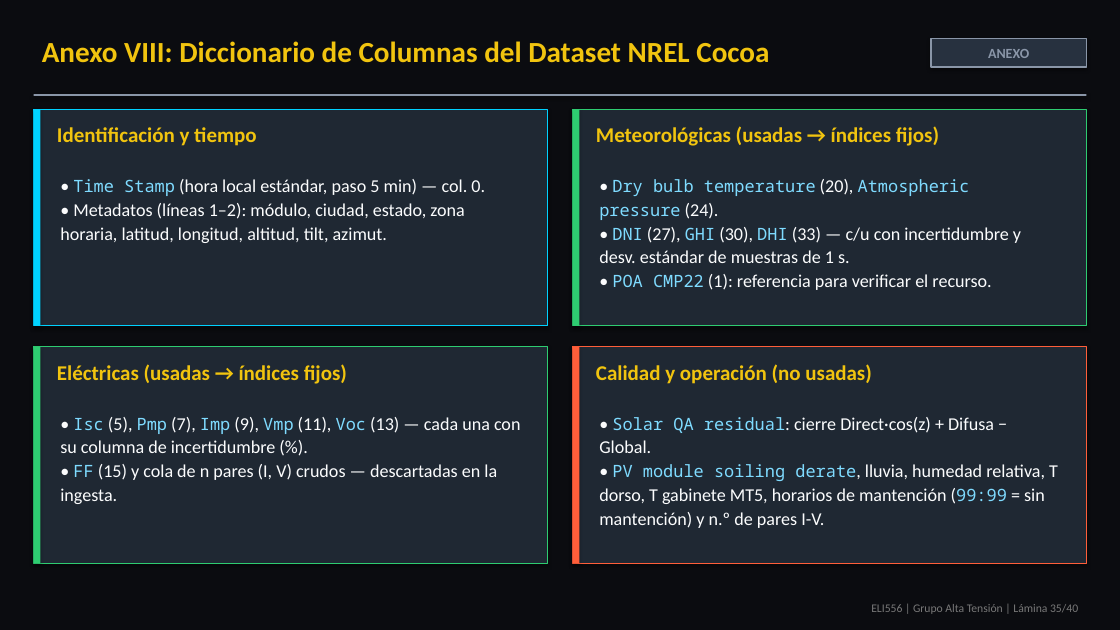
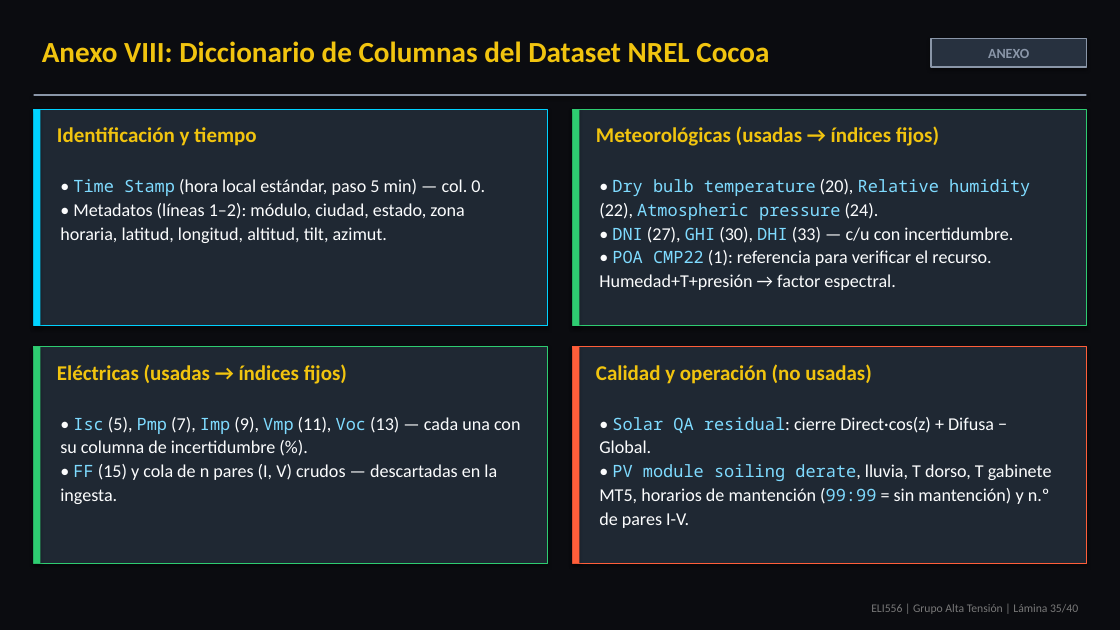
Before and after one commit to theChosen16/t2-paneles, a slide deck: slide 35 of output/Presentacion_Final_ELI556_Atacama_POA_Tarea2_revisado.pptx. Drawn at 1120x630 pixels with LibreOffice and Linux fonts; fonts in the diff are those of the drawing. Boxes give left, top, right and bottom in pixels: in the first picture for what was removed or moved away, otherwise in the second. Text is boxed around its words. In the diff, an @@ line names an element or a change of style, - is before the commit and + after.

```diff
--- a/output/Presentacion_Final_ELI556_Atacama_POA_Tarea2_revisado.pptx
+++ b/output/Presentacion_Final_ELI556_Atacama_POA_Tarea2_revisado.pptx
@@ text at (599, 179, 1030, 290): text changed @@
-• Dry bulb temperature (20), Atmospheric pressure (24).
-• DNI (27), GHI (30), DHI (33) — c/u con incertidumbre y desv. estándar de muestras de 1 s.
-• POA CMP22 (1): referencia para verificar el recurso.
+• Dry bulb temperature (20), Relative humidity (22), Atmospheric pressure (24).
+• DNI (27), GHI (30), DHI (33) — c/u con incertidumbre.
+• POA CMP22 (1): referencia para verificar el recurso. Humedad+T+presión → factor espectral.
@@ text at (599, 464, 1052, 528): text changed @@
-• PV module soiling derate, lluvia, humedad relativa, T dorso, T gabinete MT5, horarios de mantención (99:99 = sin mantención) y n.º de pares I-V.
+• PV module soiling derate, lluvia, T dorso, T gabinete MT5, horarios de mantención (99:99 = sin mantención) y n.º de pares I-V.
```
Also in this commit, not shown: 6 other slides changed, 5 other files.
